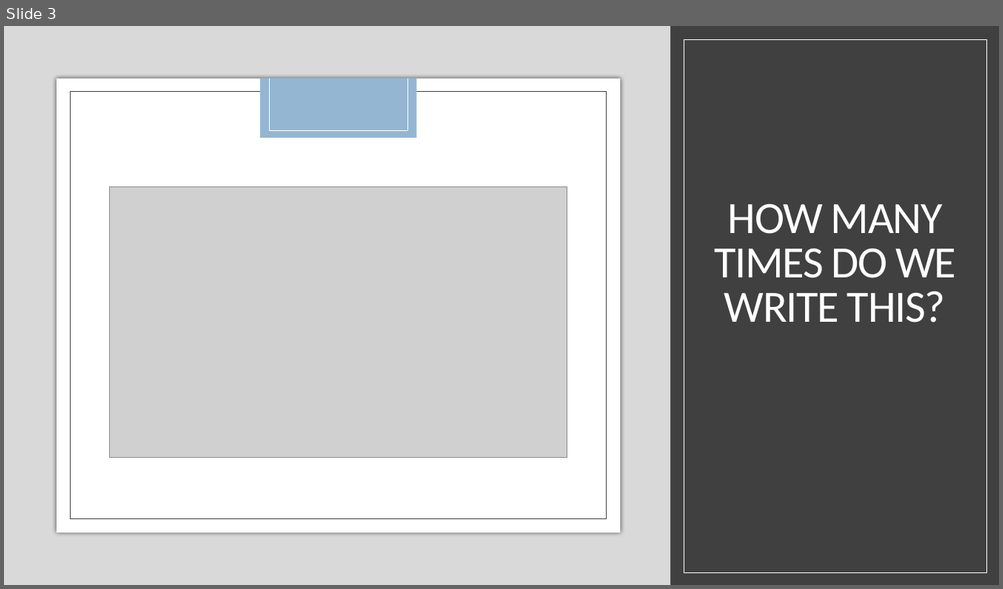
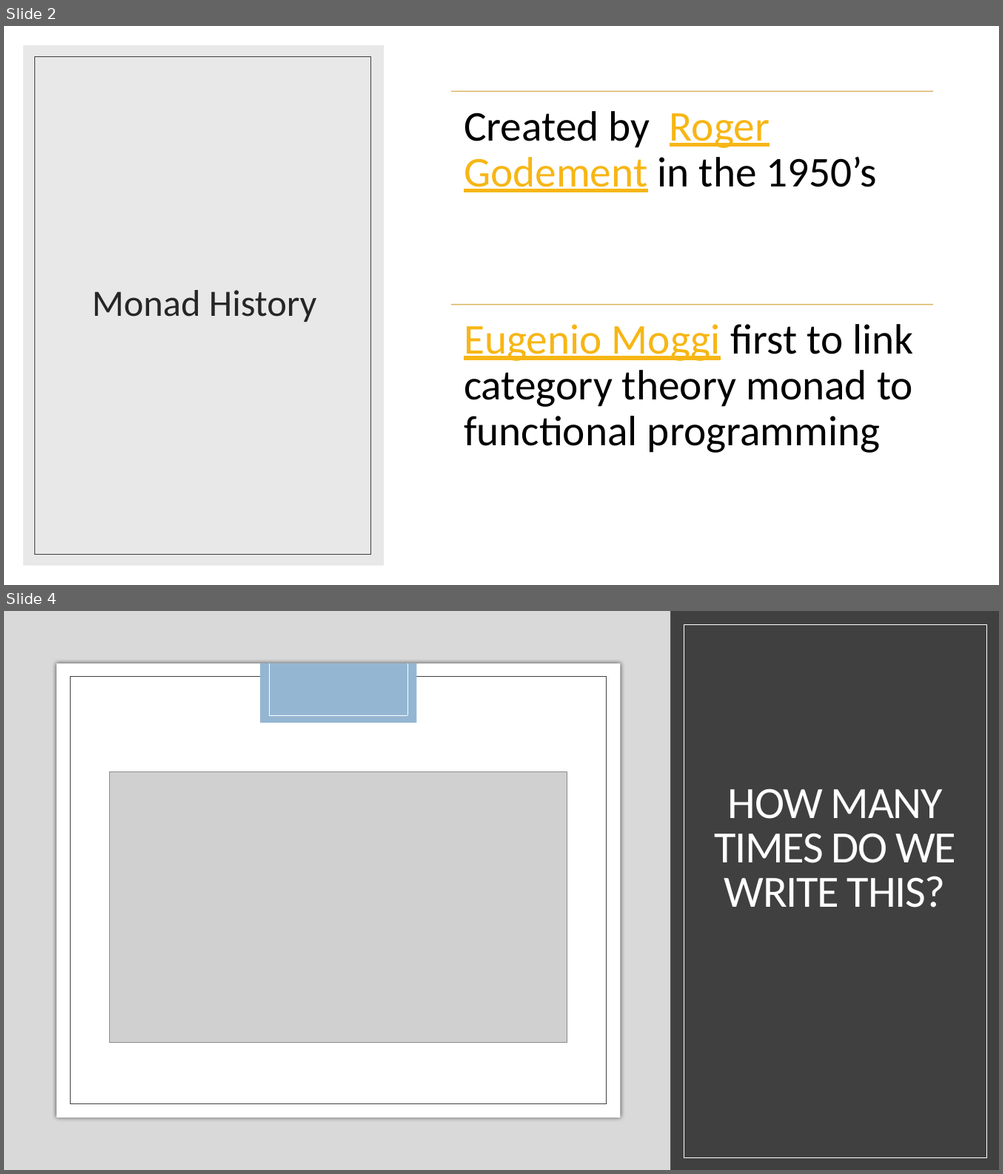
Before and after one commit to kemiller2002/monad-talk, a slide deck: presentation/monads.pptx. Shown one above the other, each under a label of ours: slide 3 before the commit, slides 2 and 4 after it; the slides between them are not shown. The pictures are 1003x589 and 1003x1174 pixels, drawn with LibreOffice and Linux fonts; fonts in the diff are those of the drawing; grey boxes stand for pictures. Boxes give left, top, right and bottom in pixels: in the first picture for what was removed or moved away, otherwise in the second. Text is boxed around its words. In the diff, an @@ line names an element or a change of style, - is before the commit and + after.

Commit message:
finish ppt, and add non monad example

```diff
--- a/presentation/monads.pptx
+++ b/presentation/monads.pptx
@@ slide 2 added at box(4, 26, 999, 585), background #FFFFFF @@
@@ rectangle added at box(4, 26, 999, 585), fill #FFFFFF @@
@@ rectangle added at box(23, 45, 384, 566), fill #D9D9D9 at 60% opacity @@
@@ rectangle added at box(34, 56, 371, 555), outline #404040 0.5 pt @@
@@ title added at box(92, 290, 317, 322), 36 pt, text #262626 @@
+Monad History
@@ group added at box(451, 92, 933, 453): 2 lines, 2 texts @@
+Created by Roger Godement in the 1950’s
+Eugenio Moggi first to link category theory monad to functional programming
@@ what was slide 3 is now slide 4 @@
```
Also in this commit, not shown: 1 slide changed, 1 other slide added, 2 other files.
